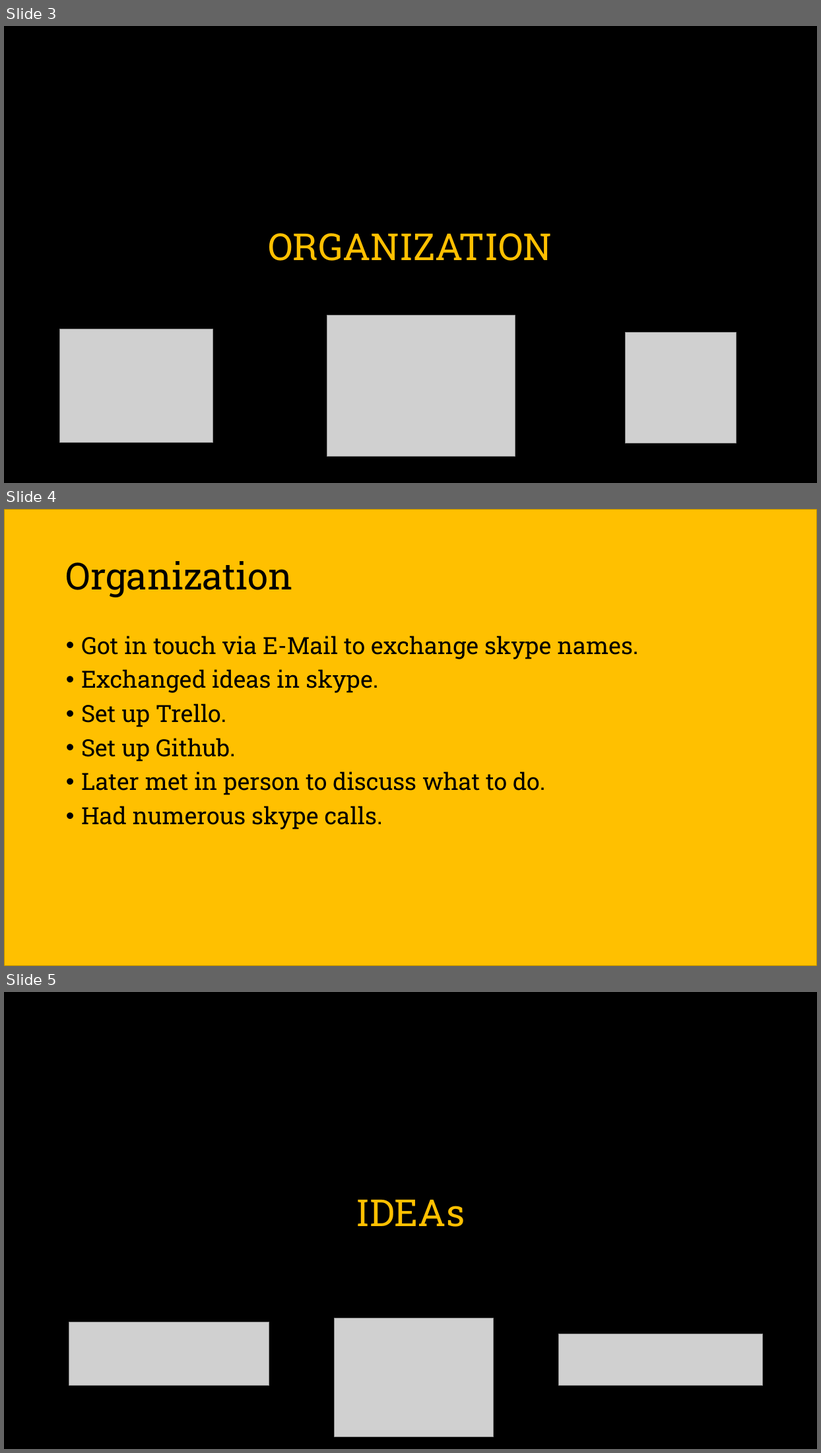
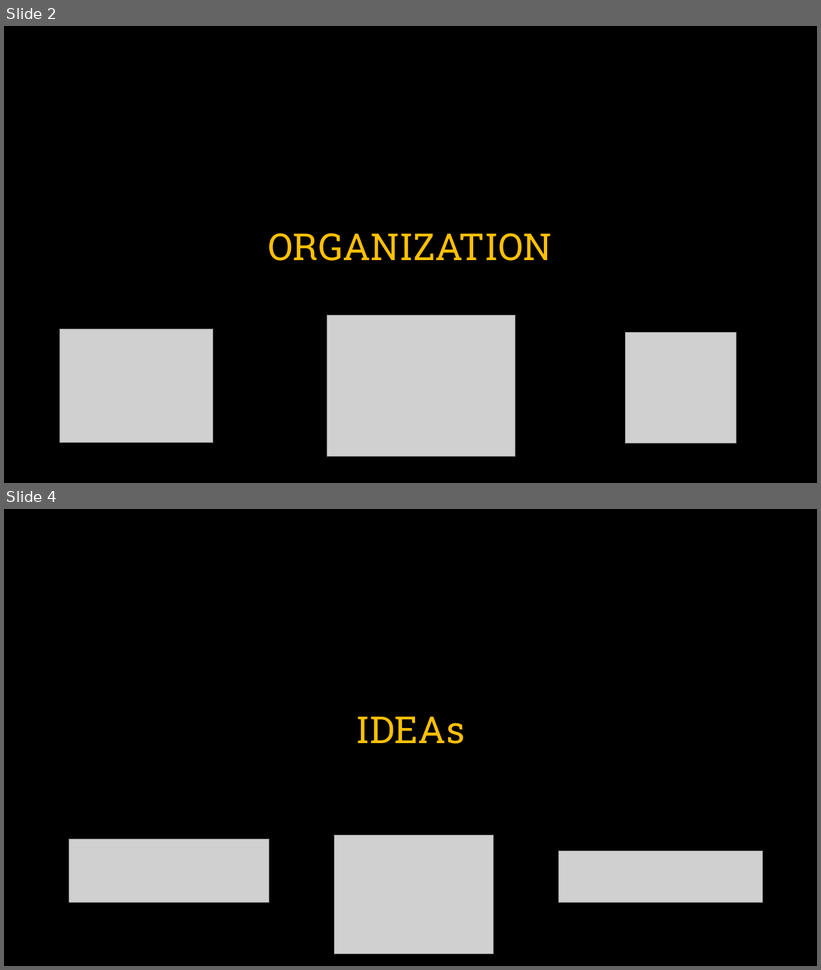
Before and after one commit to TeamIcefyre/YellowPaper, a slide deck: design/Team IceFyre.pptx. Shown one above the other, each under a label of ours: slides 3, 4 and 5 before the commit, slides 2 and 4 after it; the slides between them are not shown. The pictures are 821x1453 and 821x970 pixels, drawn with LibreOffice and Linux fonts; fonts in the diff are those of the drawing; grey boxes stand for pictures. Boxes give left, top, right and bottom in pixels: in the first picture for what was removed or moved away, otherwise in the second. Text is boxed around its words. In the diff, an @@ line names an element or a change of style, - is before the commit and + after.

```diff
--- a/design/Team IceFyre.pptx
+++ b/design/Team IceFyre.pptx
@@ slide 4 removed at bbox=[4, 509, 817, 966], background #FFFFFF @@
@@ rectangle removed at bbox=[4, 509, 817, 966] @@
@@ title removed at bbox=[66, 561, 293, 597] @@
-Organization
@@ text removed at bbox=[81, 636, 638, 830] @@
-• Got in touch via E-Mail to exchange skype names.
-• Exchanged ideas in skype.
-• Set up Trello.
-• Set up Github.
-• Later met in person to discuss what to do.
-• Had numerous skype calls.
@@ what was slide 3 is now slide 2 @@
@@ what was slide 5 is now slide 4 @@
```
Also in this commit, not shown: 1 slide added, 5 other slides removed, 1 other file.
